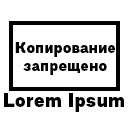
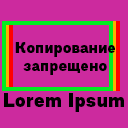
Layered file, before and after one edit (128 x 128). Changes by layer:
moved "Копирование запрещено" above "Прямоугольник 1 копия 2" over [15, 42, 115, 75]
added layer "Прямоугольник 1 копия 2" above "Прямоугольник 1 копия" over [2, 21, 113, 91]
added layer "Прямоугольник 1 копия" above "Прямоугольник 1" over [5, 21, 116, 91]
painted on "Прямоугольник 1" over [9, 21, 120, 91]
painted on "Слой 2" over [0, 0, 128, 128]
